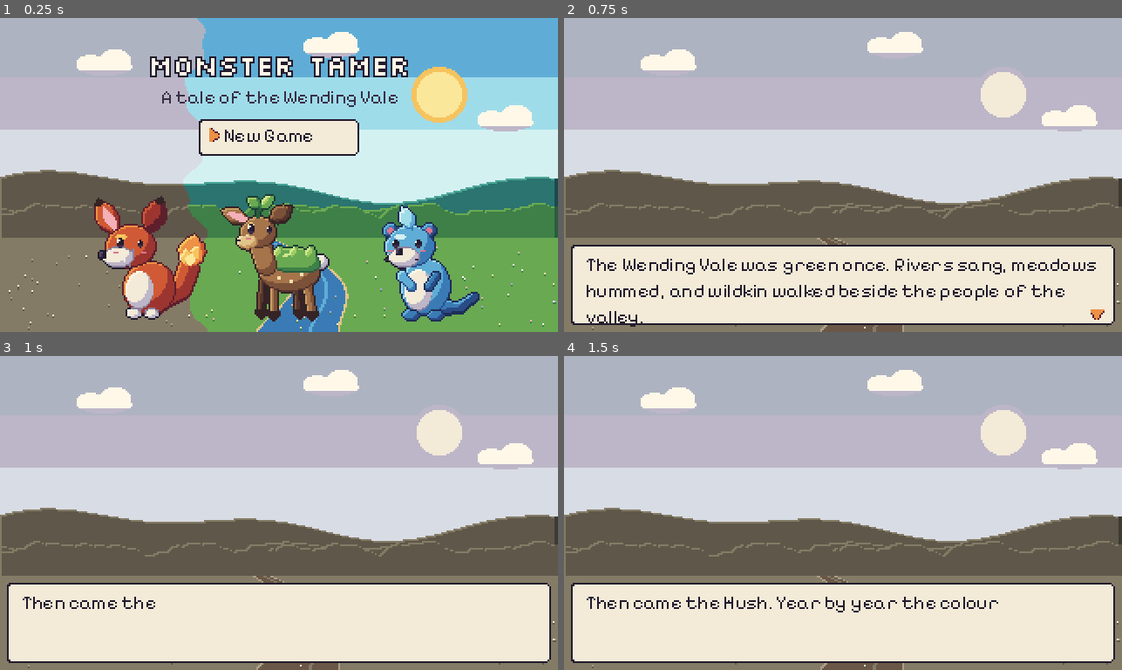
Above: before the commit, frames 1-4 (two rows, left to right).
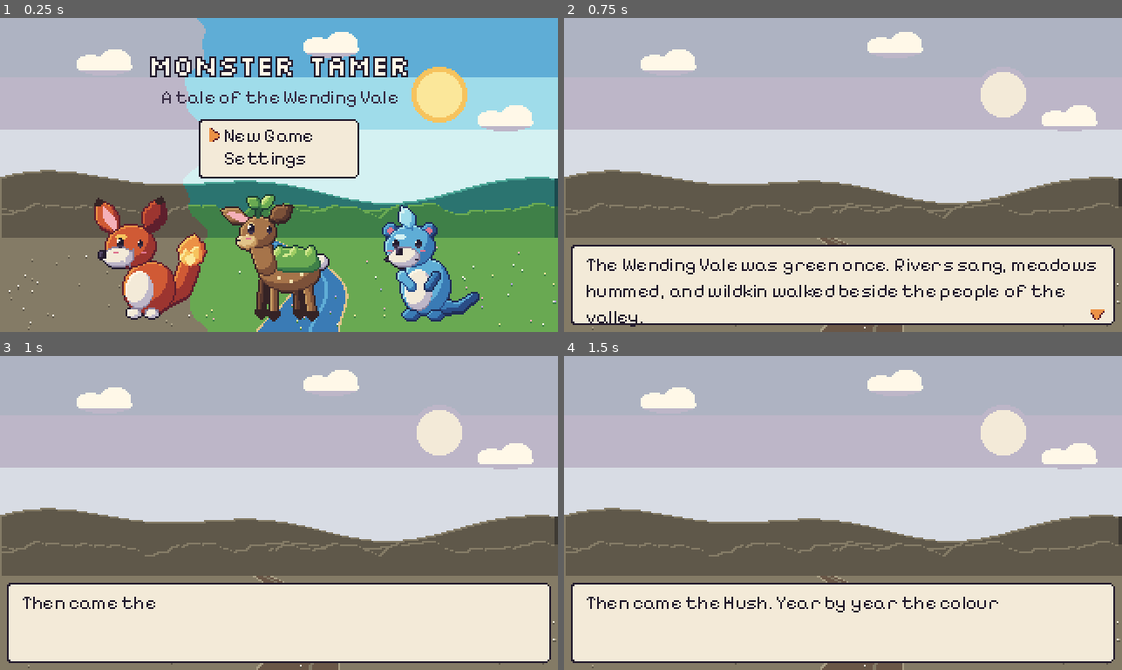
Above: after the commit, the same moments.

Repository: qmkDuran/my-own-art
Game: Godot game, scene res://scenes/main.tscn
The game is run twice, just before and just after one commit, with the same random seed, the same clock (stepped at 60 frames per second) and the same inputs.
Inputs (mouse positions are in pixels of both pictures, inside the frame that each line leads up to):
- Up to frame 1 (0.25 s): no input
- Up to frame 2 (0.75 s): tap Enter at 0.5 s; move the mouse to (965, 159) at 0.52 s; hold Right (move_right) from 0.53 s (still down); hold Z (accept) from 0.53 s (still down); click (965, 159) at 0.67 s
- Up to frame 3 (1 s): keep holding Right (move_right); keep holding Z (accept); tap Space at 0.77 s; tap Backspace at 0.8 s
- Up to frame 4 (1.5 s): move the mouse to (731, 528) at 1.27 s; release Right (move_right) at 1.28 s; release Z (accept) at 1.28 s; hold Down (move_down) from 1.28 s (still down); tap Backspace at 1.35 s; click (731, 528) at 1.42 s

The runs differ from the first frame. In frame 1, 2.2% of the frame differs, in the area x 35-65%, y 42-52%; in frame 2, nothing differs; in frame 3, nothing differs; in frame 4, nothing differs.

Commit message:
Settings (volume, text speed), click-to-walk, balance bot scaffold (not yet tuned)
Co-Authored-By: Claude Opus 5.5 <noreply@anthropic.com>
Claude-Session: https://claude.ai/code/session_01YABBJVPWvaqtn34m5VQVCp

Diff:
--- a/game/scripts/battle/battle_log.gd
+++ b/game/scripts/battle/battle_log.gd
@@ -32,7 +32,7 @@
 	_text.visible_characters = 0
 	var shown: float = 0.0
 	while not _skip and _text.visible_characters < line.length():
-		shown += get_process_delta_time() * CHARS_PER_SEC
+		shown += get_process_delta_time() * CHARS_PER_SEC * Settings.text_mult()
 		_text.visible_characters = int(shown)
 		await get_tree().process_frame
 	_text.visible_ratio = 1.0
--- a/game/scripts/battle/battle_menus.gd
+++ b/game/scripts/battle/battle_menus.gd
@@ -9,6 +9,8 @@
 const GENTLE_IDS: PackedStringArray = ["calm", "play", "treat"]
 
 var queued: Array[Dictionary] = []
+## The balance bot sets this to pick each action itself: func(battle: BattleScene) -> Dictionary.
+var chooser: Callable = Callable()
 var battle: BattleScene
 var _cmd_panel: Panel
 var _sub_panel: Panel
@@ -23,9 +25,9 @@
 
 
 func choose_action() -> Dictionary:
-	if not queued.is_empty():
+	if not queued.is_empty() or chooser.is_valid():
 		await get_tree().process_frame
-		return queued.pop_front()
+		return queued.pop_front() if not queued.is_empty() else chooser.call(battle)
 	while true:
 		var cmd: int = await _pick_in(BattleLayout.CMD_RECT, COMMANDS, 2, BattleLayout.CMD_COL_W, _cmd_enabled(), false)
 		var action: Dictionary = await _sub_action(cmd)
--- a/game/scripts/battle/timing_ring.gd
+++ b/game/scripts/battle/timing_ring.gd
@@ -18,6 +18,9 @@
 
 ## Tests and screenshot runs: a grade to give at once ("" = wait for the player), or hold the ring still.
 static var autopilot: String = ""
+## Autopilot value for a human-like mix of presses (the balance bot).
+const MIXED: String = "mixed"
+const MIX: Dictionary = {"perfect": 0.3, "good": 0.4, "miss": 0.3}
 static var hold_at: float = -1.0
 
 var mode: String = "attack"
@@ -46,10 +49,10 @@
 	_done = false
 	_grade_label.text = ""
 	show()
-	var grade: String = autopilot
+	var grade: String = autopilot if autopilot != MIXED else _mixed_grade()
 	if autopilot != "":
 		await get_tree().process_frame
-		_finish(autopilot)
+		_finish(grade)
 	else:
 		grade = await graded
 	await _show_grade(grade)
@@ -79,6 +82,15 @@
 	if press:
 		get_viewport().set_input_as_handled()
 		_finish(grade_for(current_radius()))
+
+
+static func _mixed_grade() -> String:
+	var roll: float = Game.rng.randf()
+	for g: String in MIX:
+		roll -= float(MIX[g])
+		if roll <= 0.0:
+			return g
+	return "miss"
 
 
 static func grade_for(radius: float) -> String:
--- a/game/scripts/core/audio.gd
+++ b/game/scripts/core/audio.gd
@@ -21,9 +21,16 @@
 	add_child(_music)
 	for i: int in POOL:
 		var p := AudioStreamPlayer.new()
-		p.volume_db = SFX_DB
 		add_child(p)
 		_pool.append(p)
+	Settings.load_settings()
+	apply_volumes()
+
+
+func apply_volumes() -> void:
+	_music.volume_db = MUSIC_DB + Settings.volume_db(Settings.music)
+	for p: AudioStreamPlayer in _pool:
+		p.volume_db = SFX_DB + Settings.volume_db(Settings.sounds)
 
 
 func _stream(name: String) -> AudioStream:
@@ -42,7 +49,6 @@
 		(s as AudioStreamWAV).loop_mode = AudioStreamWAV.LOOP_FORWARD
 		(s as AudioStreamWAV).loop_end = int(s.get_length() * (s as AudioStreamWAV).mix_rate)
 	_music.stream = s
-	_music.volume_db = MUSIC_DB
 	if s != null:
 		_music.play()
 
--- /dev/null
+++ b/game/scripts/core/settings.gd
@@ -0,0 +1,39 @@
+class_name Settings
+extends RefCounted
+## Player settings: music and sound volume (0-10) and text speed, kept in user://settings.json.
+
+const PATH: String = "user://settings.json"
+const MAX_VOLUME: int = 10
+const SPEEDS: Dictionary = {"Slow": 0.5, "Normal": 1.0, "Fast": 2.0, "Instant": 50.0}
+
+static var music: int = 7
+static var sounds: int = 8
+static var text_speed: String = "Normal"
+
+
+static func load_settings() -> void:
+	if not FileAccess.file_exists(PATH):
+		return
+	var d: Variant = JSON.parse_string(FileAccess.get_file_as_string(PATH))
+	if d is Dictionary:
+		music = clampi(int(d.get("music", music)), 0, MAX_VOLUME)
+		sounds = clampi(int(d.get("sounds", sounds)), 0, MAX_VOLUME)
+		text_speed = String(d.get("text_speed", text_speed)) if SPEEDS.has(d.get("text_speed", "")) else text_speed
+
+
+static func save_settings() -> void:
+	var f: FileAccess = FileAccess.open(PATH, FileAccess.WRITE)
+	f.store_string(JSON.stringify({"music": music, "sounds": sounds, "text_speed": text_speed}))
+
+
+static func text_mult() -> float:
+	return float(SPEEDS[text_speed])
+
+
+static func volume_db(level: int) -> float:
+	return linear_to_db(maxf(float(level) / MAX_VOLUME, 0.0001))
+
+
+static func next_speed() -> void:
+	var keys: Array = SPEEDS.keys()
+	text_speed = String(keys[(keys.find(text_speed) + 1) % keys.size()])
--- a/game/scripts/ui/dialogue_box.gd
+++ b/game/scripts/ui/dialogue_box.gd
@@ -88,7 +88,7 @@
 	var total: int = line.length()
 	var shown: float = 0.0
 	while _typing and _text.visible_characters < total:
-		shown += get_process_delta_time() * CHARS_PER_SEC
+		shown += get_process_delta_time() * CHARS_PER_SEC * Settings.text_mult()
 		_text.visible_characters = mini(total, int(shown))
 		await get_tree().process_frame
 	_typing = false
--- a/game/scripts/ui/pause_menu.gd
+++ b/game/scripts/ui/pause_menu.gd
@@ -2,7 +2,7 @@
 extends Control
 ## The field menu (Esc/Tab/M): Team, Journal, Bag, Save, Close, with your coins and how healed the Vale is.
 
-const ITEMS: PackedStringArray = ["Team", "Journal", "Bag", "Save", "Close"]
+const ITEMS: PackedStringArray = ["Team", "Journal", "Bag", "Save", "Settings", "Close"]
 const W: int = 92
 
 
@@ -34,7 +34,7 @@
 		Audio.sfx("save")
 		await world.dialog.say(PackedStringArray(["Your journey was saved."]))
 		return
-	var screen: ScreenPanel = {"Team": PartyPanel, "Journal": JournalPanel, "Bag": BagPanel}[item].new()
+	var screen: ScreenPanel = {"Team": PartyPanel, "Journal": JournalPanel, "Bag": BagPanel, "Settings": SettingsPanel}[item].new()
 	add_child(screen)
 	await screen.run()
 	screen.queue_free()
--- /dev/null
+++ b/game/scripts/ui/settings_panel.gd
@@ -0,0 +1,45 @@
+class_name SettingsPanel
+extends ScreenPanel
+## Settings: music and sound volume and text speed. Accept (or a click) steps a value; changes save at once.
+
+const ROWS: PackedStringArray = ["Music", "Sounds", "Text speed", "Back"]
+const VALUE_X: int = 120
+
+
+func run() -> void:
+	set_title("Settings")
+	var list := MenuList.new()
+	content.add_child(list)
+	list.setup(ROWS, 1, VALUE_X - 8)
+	var values: Array[Label] = []
+	for i: int in ROWS.size() - 1:
+		values.append(add_label("", Vector2(VALUE_X, i * MenuList.ROW_H - 1), "ember1"))
+	_show(values)
+	while true:
+		var i: int = await list.pick()
+		if i < 0 or i == ROWS.size() - 1:
+			return
+		_step(i)
+		Settings.save_settings()
+		Audio.apply_volumes()
+		_show(values)
+
+
+func _step(row: int) -> void:
+	match row:
+		0:
+			Settings.music = (Settings.music + 1) % (Settings.MAX_VOLUME + 1)
+		1:
+			Settings.sounds = (Settings.sounds + 1) % (Settings.MAX_VOLUME + 1)
+		2:
+			Settings.next_speed()
+
+
+func _show(values: Array[Label]) -> void:
+	values[0].text = _bar(Settings.music)
+	values[1].text = _bar(Settings.sounds)
+	values[2].text = Settings.text_speed
+
+
+func _bar(level: int) -> String:
+	return "%s %d" % ["|".repeat(level) + ".".repeat(Settings.MAX_VOLUME - level), level]
--- a/game/scripts/ui/title_screen.gd
+++ b/game/scripts/ui/title_screen.gd
@@ -46,7 +46,7 @@
 
 
 func _build_menu(view: Vector2) -> void:
-	var options: PackedStringArray = ["New Game", "Continue"] if SaveSystem.has_save() else ["New Game"]
+	var options: PackedStringArray = ["New Game", "Continue", "Settings"] if SaveSystem.has_save() else ["New Game", "Settings"]
 	var panel := UiKit.panel(Rect2((view.x - MENU_W) / 2, LOGO_Y + 42, MENU_W, options.size() * MenuList.ROW_H + 8))
 	add_child(panel)
 	_menu = MenuList.new()
@@ -58,5 +58,12 @@
 
 
 func _wait_choice(options: PackedStringArray) -> void:
-	var i: int = await _menu.pick()
-	chosen.emit("new" if options[i] == "New Game" else "continue")
+	while true:
+		var i: int = await _menu.pick()
+		if options[i] != "Settings":
+			chosen.emit("new" if options[i] == "New Game" else "continue")
+			return
+		var panel := SettingsPanel.new()
+		add_child(panel)
+		await panel.run()
+		panel.queue_free()
--- a/game/scripts/world/battle_launcher.gd
+++ b/game/scripts/world/battle_launcher.gd
@@ -8,6 +8,8 @@
 
 var world: Overworld
 var current: BattleScene
+## Battles started so far (click-to-walk stops when one interrupts it).
+var started: int = 0
 
 
 func _init(w: Overworld) -> void:
@@ -49,6 +51,7 @@
 
 func _run(kind: String, trainer: String, foes: Array[Creature]) -> Dictionary:
 	var was_busy: bool = world.busy
+	started += 1
 	world.busy = true
 	Audio.music("battle")
 	Audio.sfx("encounter")
--- /dev/null
+++ b/game/scripts/world/click_walk.gd
@@ -0,0 +1,82 @@
+class_name ClickWalk
+extends RefCounted
+## Click-to-walk: a left click on the map walks the player there along the shortest open path (breadth-first
+## over free cells). Clicking a person, sign or door walks up to it, turns to face it and interacts.
+## Any key press, a battle or a warp ends the walk.
+
+const MAX_SEARCH: int = 2000
+const DIRS: Array[Vector2i] = [Vector2i.UP, Vector2i.DOWN, Vector2i.LEFT, Vector2i.RIGHT]
+
+var world: Overworld
+var walking: bool = false
+var _cancel: bool = false
+
+
+func _init(w: Overworld) -> void:
+	world = w
+
+
+func cancel() -> void:
+	_cancel = walking
+
+
+func go(target: Vector2i) -> void:
+	if walking or not world.map.in_bounds(target):
+		return
+	var talk: bool = _is_talkable(target)
+	var path: Array[Vector2i] = path_to(world.player.cell, target, talk)
+	if path.is_empty() and world.player.cell != target and not _adjacent(world.player.cell, target):
+		Audio.sfx("bump")
+		return
+	walking = true
+	_cancel = false
+	var map_id: String = world.map.id
+	var battles: int = world.battles.started
+	for cell: Vector2i in path:
+		if _cancel or world.busy or world.map.id != map_id or world.battles.started != battles:
+			break
+		await world.try_step(cell - world.player.cell)
+		if world.player.cell != cell:
+			break
+	walking = false
+	if talk and not _cancel and world.map.id == map_id and _adjacent(world.player.cell, target):
+		world.player.face(target - world.player.cell)
+		Game.facing = world.player.facing
+		await world.interactions.interact()
+
+
+func _adjacent(a: Vector2i, b: Vector2i) -> bool:
+	return absi(a.x - b.x) + absi(a.y - b.y) == 1
+
+
+func _is_talkable(c: Vector2i) -> bool:
+	for w: Walker in world.npcs:
+		if w.cell == c:
+			return true
+	var o: Dictionary = world.map.object_at(c, Game.heal_stage)
+	return o.has("talk") or o.get("talk_through", false)
+
+
+## Shortest list of cells from start to goal (or to a cell next to it when `beside`); empty if none.
+func path_to(start: Vector2i, goal: Vector2i, beside: bool) -> Array[Vector2i]:
+	var came: Dictionary = {start: start}
+	var queue: Array[Vector2i] = [start]
+	while not queue.is_empty() and came.size() < MAX_SEARCH:
+		var c: Vector2i = queue.pop_front()
+		if (beside and _adjacent(c, goal)) or (not beside and c == goal):
+			return _unwind(came, start, c)
+		for d: Vector2i in DIRS:
+			var n: Vector2i = c + d
+			if not came.has(n) and world.is_free(n):
+				came[n] = c
+				queue.append(n)
+	return []
+
+
+func _unwind(came: Dictionary, start: Vector2i, end: Vector2i) -> Array[Vector2i]:
+	var out: Array[Vector2i] = []
+	var c: Vector2i = end
+	while c != start:
+		out.push_front(c)
+		c = came[c]
+	return out
--- a/game/scripts/world/overworld.gd
+++ b/game/scripts/world/overworld.gd
@@ -25,6 +25,7 @@
 var interactions: WorldInteractions
 var battles: BattleLauncher
 var healing: HealSequence
+var clicks: ClickWalk
 var _wander_clock: float = 0.0
 ## Frames to ignore input after an event ends, so the press that closed it does not start another.
 var _cooldown: int = 0
@@ -43,6 +44,7 @@
 	interactions = WorldInteractions.new(self)
 	battles = BattleLauncher.new(self)
 	healing = HealSequence.new(self)
+	clicks = ClickWalk.new(self)
 	Game.heal_stage_changed.connect(healing.queue_heal)
 	load_map(Game.map_id, Game.cell, Game.facing)
 
@@ -98,6 +100,8 @@
 	if _cooldown > 0:
 		_cooldown -= 1
 		return
+	if clicks.walking:
+		return
 	if Input.is_action_just_pressed("accept"):
 		interactions.interact()
 	elif Input.is_action_just_pressed("menu"):
@@ -106,6 +110,15 @@
 		var dir: Vector2i = _held_direction()
 		if dir != Vector2i.ZERO:
 			try_step(dir)
+
+
+func _unhandled_input(ev: InputEvent) -> void:
+	if ev is InputEventKey and ev.is_pressed():
+		clicks.cancel()
+	if UiKit.is_click(ev) and not busy and not clicks.walking and _cooldown == 0:
+		var at: Vector2 = get_global_mouse_position()
+		clicks.go(Vector2i(floori(at.x / T), floori(at.y / T)))
+		get_viewport().set_input_as_handled()
 
 
 func _held_direction() -> Vector2i:
--- /dev/null
+++ b/game/tests/balance.gd
@@ -0,0 +1,117 @@
+extends Node
+## Balance bot: plays the slice's battles with a human-like mix of timing presses for each starter and a few
+## seeds. It befriends species it has not met (choosing the gentle act that suits the mood, treats it likes),
+## fights the rest, heals when low, then takes on both trainers and the grove. Prints a summary table.
+
+const SEEDS: Array[int] = [1, 2, 3]
+const STARTERS: Array[String] = ["mossfawn", "emberkit", "ripplet"]
+const LANE_FIGHTS: int = 10
+const GROVE_FIGHTS: int = 8
+const LOW_HP: float = 0.35
+
+var _world: Overworld
+var _stats: Dictionary = {}
+
+
+func _ready() -> void:
+	Game.fast = true
+	TimingRing.autopilot = TimingRing.MIXED
+	await get_tree().process_frame
+	for starter: String in STARTERS:
+		for s: int in SEEDS:
+			await _run(starter, s)
+	print("BALANCE done")
+	get_tree().quit()
+
+
+func _run(starter: String, seed_value: int) -> void:
+	Game.rng.seed = seed_value
+	Game.new_game()
+	Game.choose_starter(starter)
+	Game.flags["met_gran"] = true
+	_world = TestRunner.main().start_overworld()
+	_stats = {"befriend_rounds": [], "befriended": 0, "fled": 0, "losses": 0, "trainers": 0, "evolved": ""}
+	await _wild_series("bramble_lane", LANE_FIGHTS)
+	for t: String in ["juni", "lio"]:
+		_heal_up()
+		var r: Dictionary = await _world.battles.trainer_battle(t)
+		_stats["trainers"] += int(r.get("outcome", "") == "win")
+	await _wild_series("wellspring_grove", GROVE_FIGHTS)
+	_report(starter, seed_value)
+
+
+func _wild_series(map: String, count: int) -> void:
+	var enc: Dictionary = MapGrid.load_map(map).encounters
+	for i: int in count:
+		_heal_up()
+		var foe: Creature = _world.battles.roll_wild(enc)
+		var befriend: bool = Game.journal.status(foe.species_id) != "befriended"
+		var rounds: Array[int] = [0]
+		var hook: Callable = func() -> void:
+			while _world.battles.current == null:
+				await get_tree().process_frame
+			_world.battles.current.menus.chooser = func(b: BattleScene) -> Dictionary:
+				rounds[0] += 1
+				return _decide(b, befriend)
+		hook.call()
+		var r: Dictionary = await _world.battles.wild_battle(foe)
+		_tally(r, rounds[0])
+
+
+func _tally(r: Dictionary, rounds: int) -> void:
+	match String(r.get("outcome", "")):
+		"befriended":
+			_stats["befriended"] += 1
+			_stats["befriend_rounds"].append(rounds)
+		"lose":
+			_stats["losses"] += 1
+
+
+func _decide(b: BattleScene, befriend: bool) -> Dictionary:
+	var me: Creature = b.ally.creature
+	if b.ally.hp_ratio() < LOW_HP and Game.bag.count("mending_salve") > 0:
+		return {"type": "item", "item": "mending_salve"}
+	if befriend and b.is_wild():
+		return _gentle(b)
+	return {"type": "move", "move": _best_move(me, b.foe.creature)}
+
+
+func _gentle(b: BattleScene) -> Dictionary:
+	var liked: Array = b.foe.creature.data()["likes"]
+	match b.foe.mood:
+		"hungry":
+			for t: String in liked:
+				if Game.bag.count(t) > 0:
+					return {"type": "gentle", "how": "treat", "item": t}
+			return {"type": "gentle", "how": "calm"}
+		"playful":
+			return {"type": "gentle", "how": "play"}
+	return {"type": "gentle", "how": "calm"}
+
+
+func _best_move(me: Creature, foe: Creature) -> String:
+	var best: String = me.moves[0]
+	var score: float = -1.0
+	for m: String in me.moves:
+		var d: Dictionary = Db.move(m)
+		if d["kind"] != "attack":
+			continue
+		var s: float = float(d["power"]) * BattleRules.element_mult(String(d["element"]), foe)
+		if s > score:
+			score = s
+			best = m
+	return best
+
+
+func _heal_up() -> void:
+	for c: Creature in Game.party:
+		c.heal_full()
+
+
+func _report(starter: String, seed_value: int) -> void:
+	var rounds: Array = _stats["befriend_rounds"]
+	var avg: float = 0.0 if rounds.is_empty() else float(rounds.reduce(func(a: int, x: int) -> int: return a + x, 0)) / rounds.size()
+	var lead: Creature = Game.party[0]
+	print("BALANCE %-9s seed %d | friends %d (avg %.1f rounds) | losses %d | trainers won %d/2 | lead %s Lv%d bond %d | heal stage %d" % [
+		starter, seed_value, _stats["befriended"], avg, _stats["losses"], _stats["trainers"], lead.display_name(),
+		lead.level, lead.bond, Game.heal_stage])
--- a/game/tests/play_test.gd
+++ b/game/tests/play_test.gd
@@ -17,6 +17,7 @@
 	_check(_world() != null, "overworld reached")
 	await _menu_round_trip()
 	await _visit_gran()
+	await _click_walk()
 	print("PLAY %s%s" % ["PASS" if _fails.is_empty() else "FAIL: ", ", ".join(_fails)])
 	get_tree().quit(0 if _fails.is_empty() else 1)
 
@@ -84,3 +85,11 @@
 	await _walk("move_up", 3)
 	await _mash_until(func() -> bool: return Game.flags.get("met_gran", false), 20.0)
 	_check(Game.flags.get("met_gran", false), "talked to Gran with the accept key")
+
+
+## Click a floor cell in the cottage: the player walks there by itself.
+func _click_walk() -> void:
+	var w: Overworld = _world()
+	var target := Vector2i(2, 6)
+	await w.clicks.go(target)
+	_check(w.player.cell == target, "click-to-walk reached the clicked cell (at %s)" % w.player.cell)
--- a/game/tests/test_runner.gd
+++ b/game/tests/test_runner.gd
@@ -5,7 +5,7 @@
 
 const MODES: Dictionary = {
 	"--smoke": "res://tests/smoke_test.gd", "--maps": "res://tests/map_check.gd", "--ui": "res://tests/ui_check.gd",
-	"--shots": "res://tests/shots.gd", "--play": "res://tests/play_test.gd",
+	"--shots": "res://tests/shots.gd", "--play": "res://tests/play_test.gd", "--balance": "res://tests/balance.gd",
 }
 
 
Not shown, added: game/scripts/core/settings.gd.uid
Not shown, added: game/scripts/ui/settings_panel.gd.uid
Not shown, added: game/scripts/world/click_walk.gd.uid
Not shown, added: game/tests/balance.gd.uid
